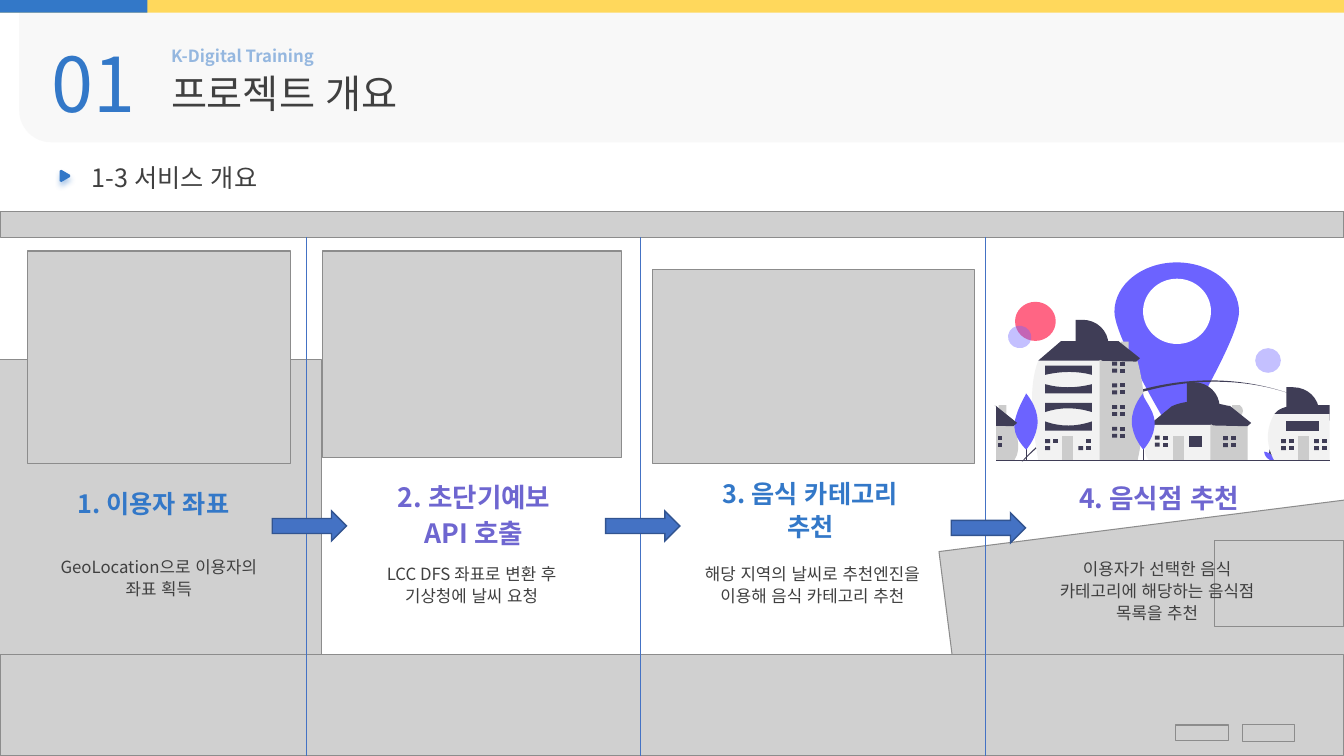
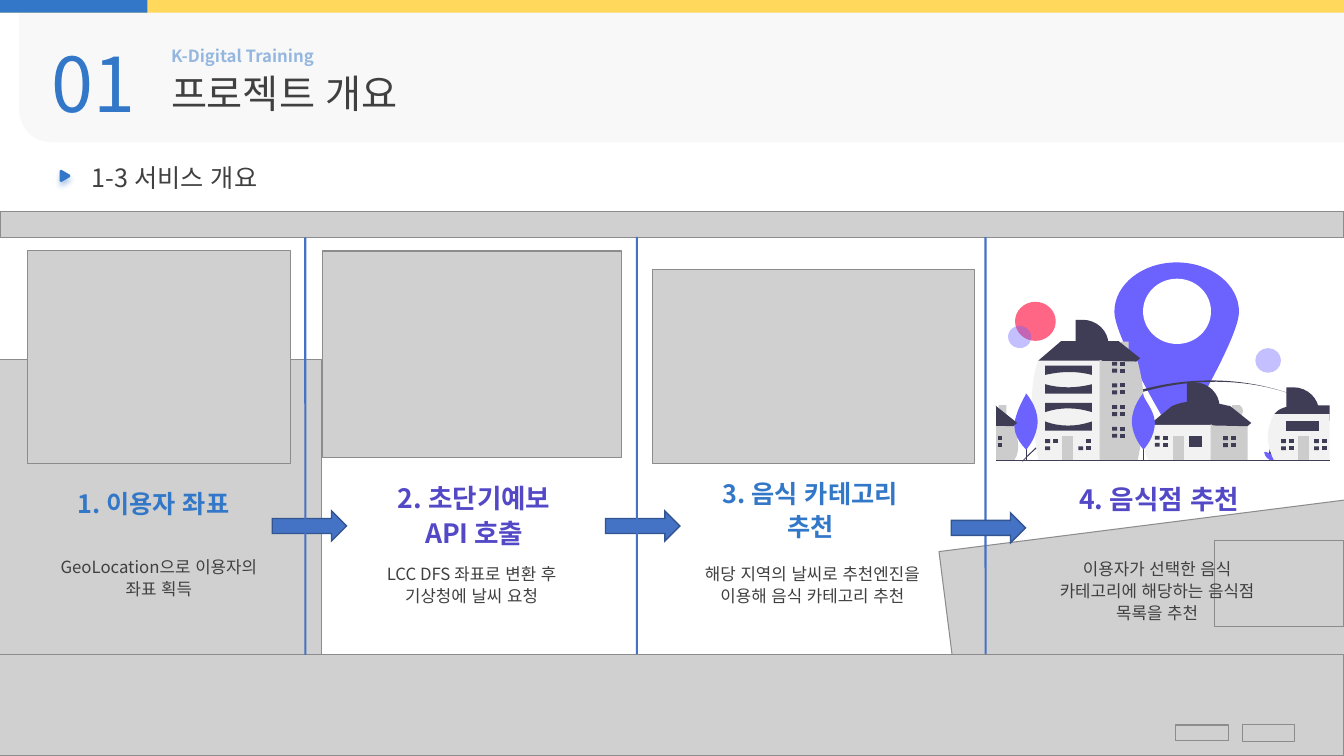
Before and after one commit to Hiddle00/project2_weather, a slide deck: slide 6 of 최종발표/03.D팀_최종발표.pptx. Drawn at 1344x756 pixels with LibreOffice and Linux fonts; fonts in the diff are those of the drawing; grey boxes stand for pictures; background and template pictures are left out. Boxes give left, top, right and bottom in pixels: in the first picture for what was removed or moved away, otherwise in the second. Text is boxed around its words. In the diff, an @@ line names an element or a change of style, - is before the commit and + after.

```diff
--- a/최종발표/03.D팀_최종발표.pptx
+++ b/최종발표/03.D팀_최종발표.pptx
@@ line moved from (307, 237) - (307, 756) to (306, 238) - (306, 655) @@
@@ line (306, 238) - (306, 655): stroke #4472C4 0.5 pt to #4472C4 1.5 pt @@
@@ line moved from (640, 237) - (640, 756) to (637, 237) - (637, 654) @@
@@ line (637, 237) - (637, 654): stroke #4472C4 0.5 pt to #4472C4 1.5 pt @@
@@ line moved from (986, 237) - (986, 756) to (986, 237) - (986, 654) @@
@@ line (986, 237) - (986, 654): stroke #4472C4 0.5 pt to #4472C4 1.5 pt @@
@@ freeform shape at (1115,262,1240,427): outline redrawn @@
@@ freeform shape at (1022,380,1294,461): outline redrawn @@
@@ text "2. 초단기예보 API 호출" at (398,485,550,545): text colour #6E66D0 to #5349C7 @@
@@ text "4. 음식점 추천" at (1079,486,1239,516): text colour #6E66D0 to #5349C7 @@
```
Also in this commit, not shown: 2 other files.
